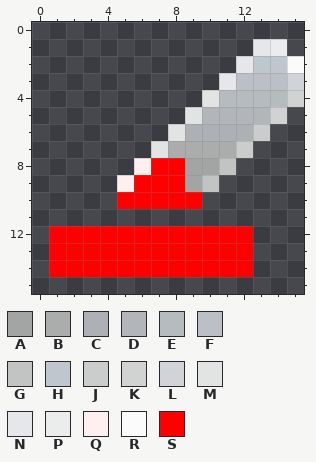
Pixel-art sprite -- src/krasa/grepconsole/action/highlight.gif. Above: the version before the commit.
The file is 16x16 pixels. Colours within 5 levels of each other are drawn and written as one.
Palette (. is transparent): A #a3a4a4  B #abadac  C #adb0b4  D #b2b6ba  E #b6bbc0  F #bbc0c7  G #c2c4c4  H #bfc6cd  J #cbcccc  K #d1d3d3  L #d0d4d9  M #e2e3e3  N #e5e7ea  P #ebedec  Q #ffefef  R #fbfbfc  S #ff0000
The same view after the edit:
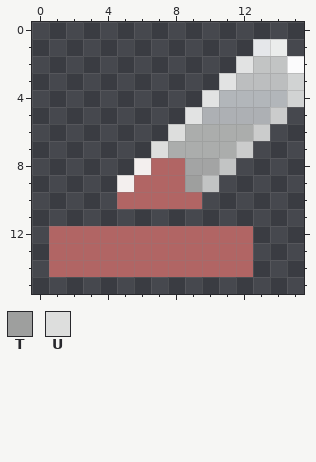
Colours new in this view: T #9e9f9e  U #dddedd
Log entry: make plugin logo less bright
Change:
colour F: #bbc0c7 -> #bcbebf
colour Q: #ffefef -> #f3efee
colour S: #ff0000 -> #b16564
Changed rows in their new state; - is a pixel that keeps its letter.
first column x 7:
 2 -----MGG-
 3 ----M---K
 4 ----DDDD-
 5 ---CCCCJ-
 6 -UBBBB---
 7 U--------
 9 --T------
Changed places in both pictures, as pixel boxes (x1, y1, x2, y2):
changed: (49, 56, 304, 277)
